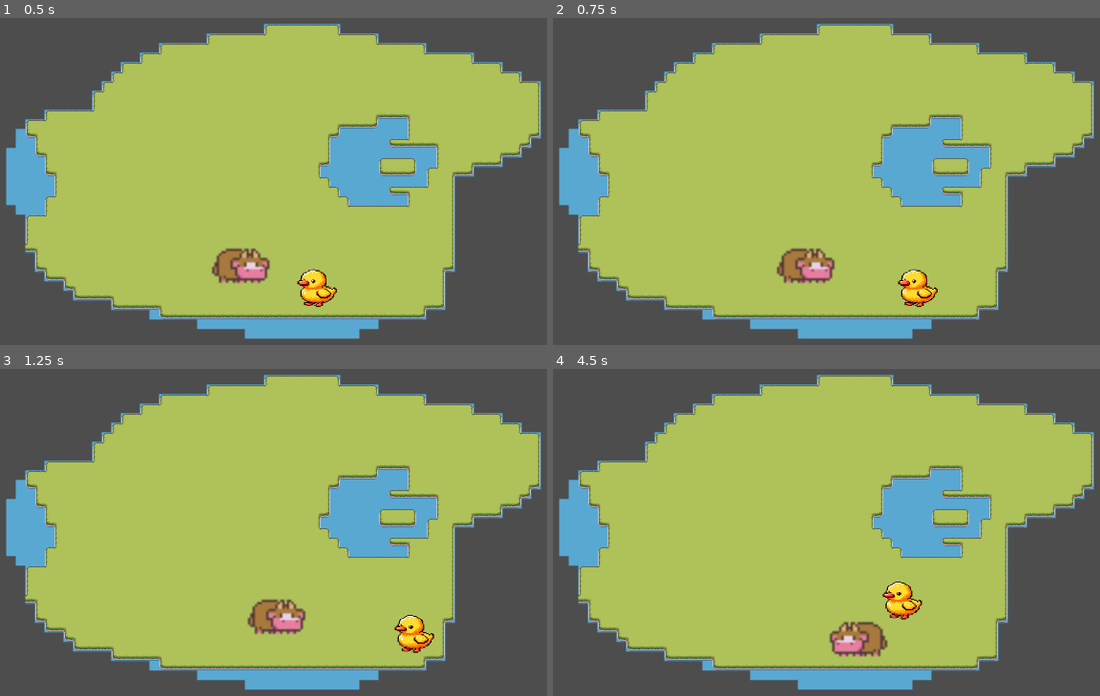
Above: before the commit, frames 1-4 (two rows, left to right).
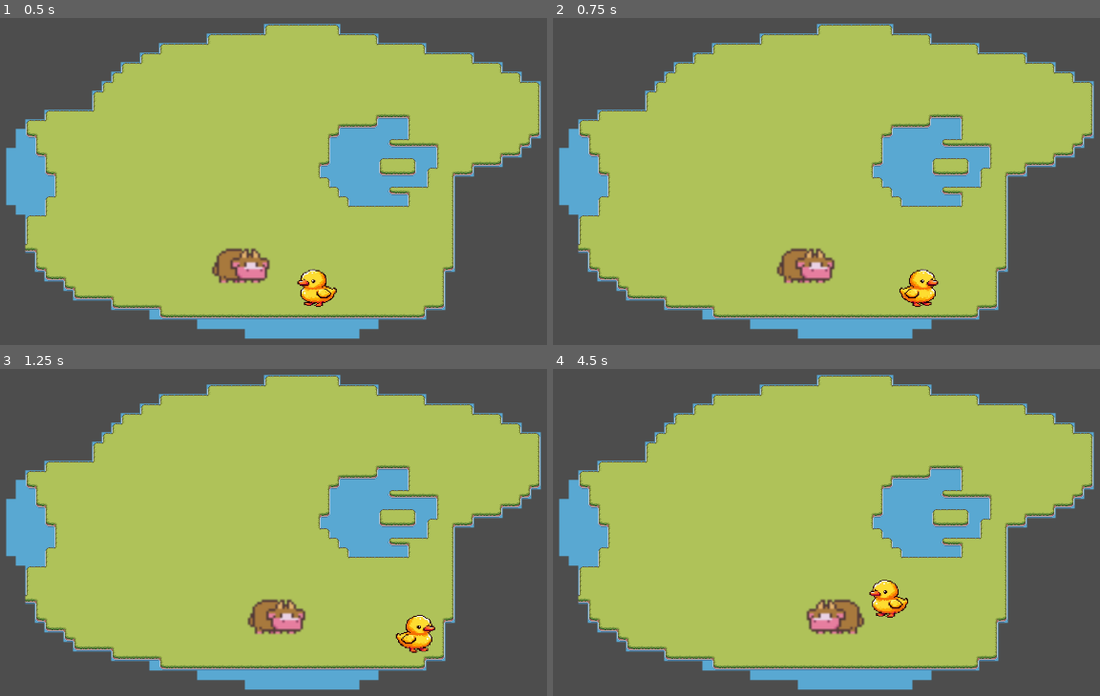
Above: after the commit, the same moments.

Repository: kelryana/Duckside_Stories
Game: Godot game, scene res://mundo.tscn
The game is run twice, just before and just after one commit, with the same random seed, the same clock (stepped at 60 frames per second) and the same inputs.
Inputs:
- Up to frame 1 (0.5 s): no input
- Up to frame 2 (0.75 s): hold D (direita) from 0.53 s (still down)
- Up to frame 3 (1.25 s): keep holding D (direita)
- Up to frame 4 (4.5 s): release D (direita) at 1.28 s; hold S (baixo) 1.28-2.03 s; hold D (direita) 2.03-2.78 s; hold W (cima) 2.78-3.53 s; hold A (esquerda) from 3.53 s (still down)

Frame 1 is identical in both runs. In frame 2, 0.5% of the frame differs, in the area x 63-71%, y 76-89%; in frame 3, 0.5%; in frame 4, 2.5%, in the area x 46-68%, y 64-89%.

Commit message:
Movimento Sprite Patogonista

Diff:
--- a/mundo.tscn
+++ b/mundo.tscn
@@ -1274,6 +1274,6 @@
 region_rect = Rect2(8.023735, 57.05793, 43.464485, 31.610542)
 
 [node name="CollisionShape2D" type="CollisionShape2D" parent="Vaco"]
-position = Vector2(-1.304354, -3.4166594)
-scale = Vector2(1.3052001, -0.8901334)
+position = Vector2(-1.3043699, -0.26280522)
+scale = Vector2(1.4427663, -0.70843)
 shape = SubResource("CapsuleShape2D_pij3u")
--- a/patogonista.gd
+++ b/patogonista.gd
@@ -1,6 +1,7 @@
 extends CharacterBody2D
 
 @export var speed = 400.0
+@onready var sprite: Sprite2D = $Sprite2D
 
 func _physics_process(_delta):
 	var direction = Input.get_vector("esquerda", "direita", "cima", "baixo")
@@ -9,3 +10,8 @@
 
 	velocity = direction * speed
 	move_and_slide()
+
+	if velocity.x < 0:
+		sprite.flip_h = false
+	elif velocity.x > 0:
+		sprite.flip_h = true
